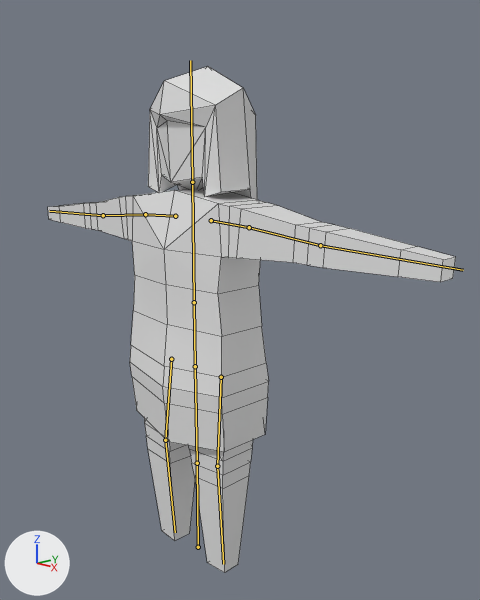
What one commit did to the Blender file Assets/Models/connections/scientist/scientist_2.blend.
Both versions are drawn from a 50 mm lens placed at (5.01, -4.18, 4.3), pointed at (0.21, 0.43, 2.75). Every picture has the same lights, and +X, +Y and +Z are marked at lower left. The bones that bend it are drawn over the model as lines. Mesh edges are drawn as thin lines.

Objects in the first picture: 'scientist'.
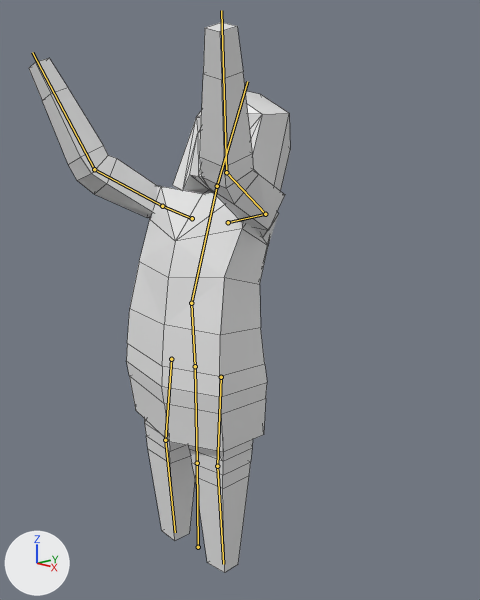
The newer file adds an action. The first version stands in its rest pose; the second is drawn at frame 0 of the action 'proud'.

Where the change shows, as pixel boxes [x1, y1, x2, y2] in the pictures (480 x 600 px):
'scientist', posed (36% narrower, 9% taller)
    before: [48, 66, 456, 573]
    after: [29, 22, 290, 573]
bone 'hip', root to tip
    before: (195, 366) to (194, 302)
    after: (195, 366) to (191, 303)
bone 'torso', root to tip
    before: (194, 302) to (192, 182)
    after: (191, 303) to (217, 186)
bone 'head', root to tip
    before: (192, 182) to (190, 60)
    after: (217, 186) to (247, 81)
bone 'shoulder.L', root to tip
    before: (211, 220) to (249, 227)
    after: (228, 222) to (265, 214)
bone 'arm.L', root to tip
    before: (249, 227) to (320, 245)
    after: (265, 214) to (226, 172)
bone 'hand.L', root to tip
    before: (320, 245) to (463, 270)
    after: (226, 172) to (221, 10)
bone 'shoulder.R', root to tip
    before: (175, 216) to (145, 214)
    after: (192, 218) to (162, 206)
bone 'arm.R', root to tip
    before: (145, 214) to (103, 215)
    after: (162, 206) to (94, 169)
bone 'hand.R', root to tip
    before: (103, 215) to (49, 211)
    after: (94, 169) to (32, 52)

Patch to the scene script:
```diff
--- a/Assets/Models/connections/scientist/scientist_2.blend.py
+++ b/Assets/Models/connections/scientist/scientist_2.blend.py
@@ bone_hip @@
 bone_hip = bpy.data.objects['Armature'].pose.bones['hip']  # child of 'base'
-bone_hip.rotation_quaternion = (1.0, 0.0, 0.0, 0.0)  # degrees (0, 0, 0)
+bone_hip.rotation_quaternion = (1.0, 0.026, 0.0, 0.0)  # degrees (3, 0, 0)
@@ bone_torso @@
 bone_torso = bpy.data.objects['Armature'].pose.bones['torso']  # child of 'hip'
-bone_torso.rotation_quaternion = (1.0, 0.0, 0.0, 0.0)  # degrees (0, 0, 0)
+bone_torso.rotation_quaternion = (0.985, -0.175, 0.0, 0.0)  # degrees (-20, 0, 0)
@@ bone_head @@
 bone_head = bpy.data.objects['Armature'].pose.bones['head']  # child of 'torso'
-bone_head.rotation_quaternion = (1.0, 0.0, 0.0, 0.0)  # degrees (0, 0, 0)
+bone_head.rotation_quaternion = (0.981, -0.196, 0.0, 0.0)  # degrees (-23, 0, 0)
@@ bone_shoulder_l @@
 bone_shoulder_l = bpy.data.objects['Armature'].pose.bones['shoulder.L']  # child of 'torso'
-bone_shoulder_l.rotation_quaternion = (1.0, 0.0, 0.0, 0.0)  # degrees (0, 0, 0)
+bone_shoulder_l.rotation_quaternion = (0.99, 0.024, 0.001, 0.139)  # degrees (3, 0, 16)
@@ bone_arm_l @@
 bone_arm_l = bpy.data.objects['Armature'].pose.bones['arm.L']  # child of 'shoulder.L'
-bone_arm_l.rotation_quaternion = (1.0, 0.0, 0.0, 0.0)  # degrees (0, 0, 0)
+bone_arm_l.rotation_quaternion = (0.306, -0.364, -0.72, -0.506)  # degrees (-59, -126, -21)
@@ bone_hand_l @@
 bone_hand_l = bpy.data.objects['Armature'].pose.bones['hand.L']  # child of 'arm.L'
-bone_hand_l.rotation_quaternion = (1.0, 0.0, 0.0, 0.0)  # degrees (0, 0, 0)
+bone_hand_l.rotation_quaternion = (0.942, -0.069, 0.005, -0.33)  # degrees (-8, -2, -38)
@@ bone_shoulder_r @@
 bone_shoulder_r = bpy.data.objects['Armature'].pose.bones['shoulder.R']  # child of 'torso'
-bone_shoulder_r.rotation_quaternion = (1.0, 0.0, 0.0, 0.0)  # degrees (0, 0, 0)
+bone_shoulder_r.rotation_quaternion = (0.993, 0.02, -0.001, -0.113)  # degrees (2, 0, -13)
@@ bone_arm_r @@
 bone_arm_r = bpy.data.objects['Armature'].pose.bones['arm.R']  # child of 'shoulder.R'
-bone_arm_r.rotation_quaternion = (1.0, 0.0, 0.0, 0.0)  # degrees (0, 0, 0)
+bone_arm_r.rotation_quaternion = (0.306, -0.364, 0.72, 0.506)  # degrees (-59, 126, 21)
@@ bone_hand_r @@
 bone_hand_r = bpy.data.objects['Armature'].pose.bones['hand.R']  # child of 'arm.R'
-bone_hand_r.rotation_quaternion = (1.0, 0.0, 0.0, 0.0)  # degrees (0, 0, 0)
+bone_hand_r.rotation_quaternion = (0.942, -0.069, -0.005, 0.33)  # degrees (-8, 2, 38)
```
